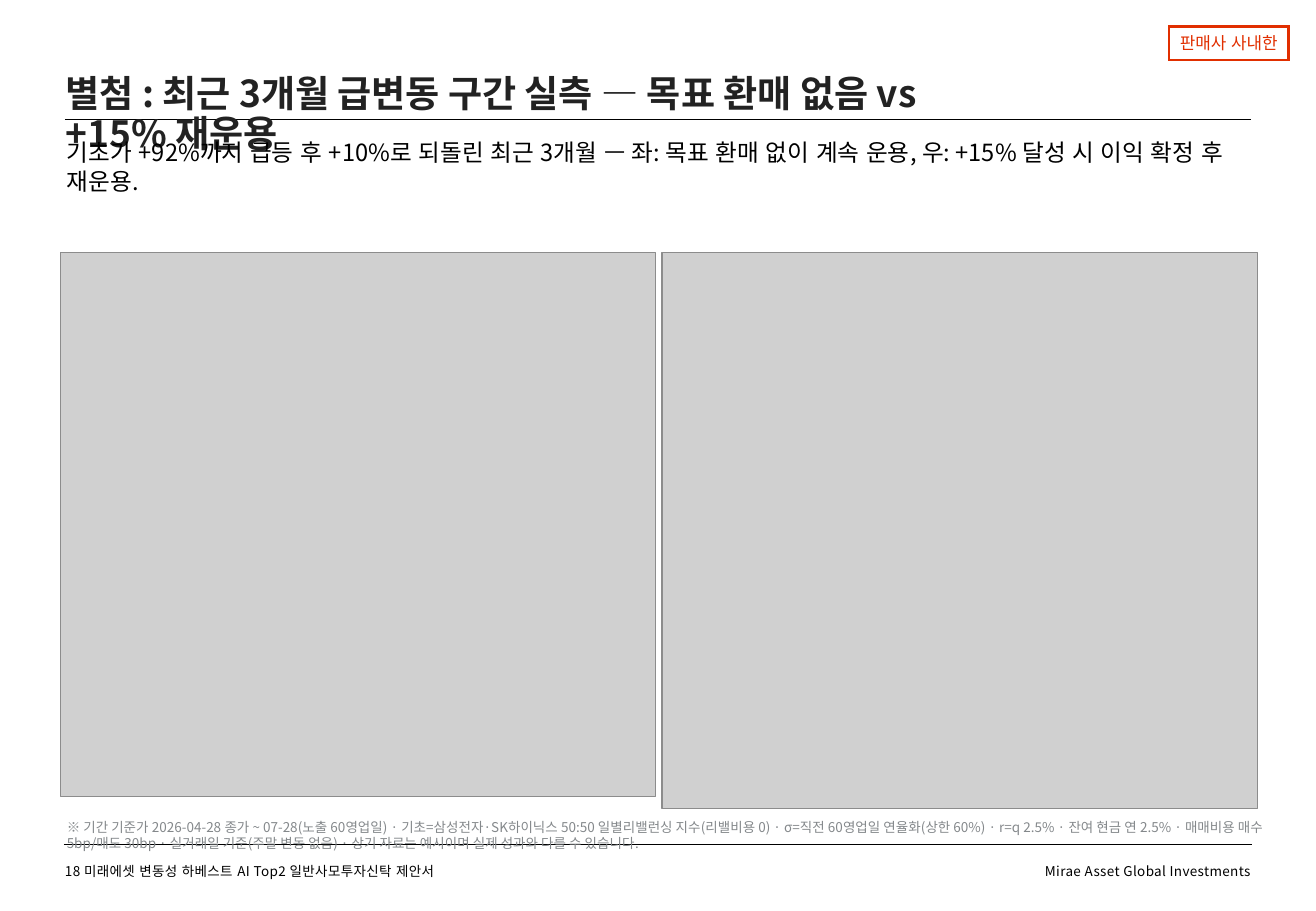
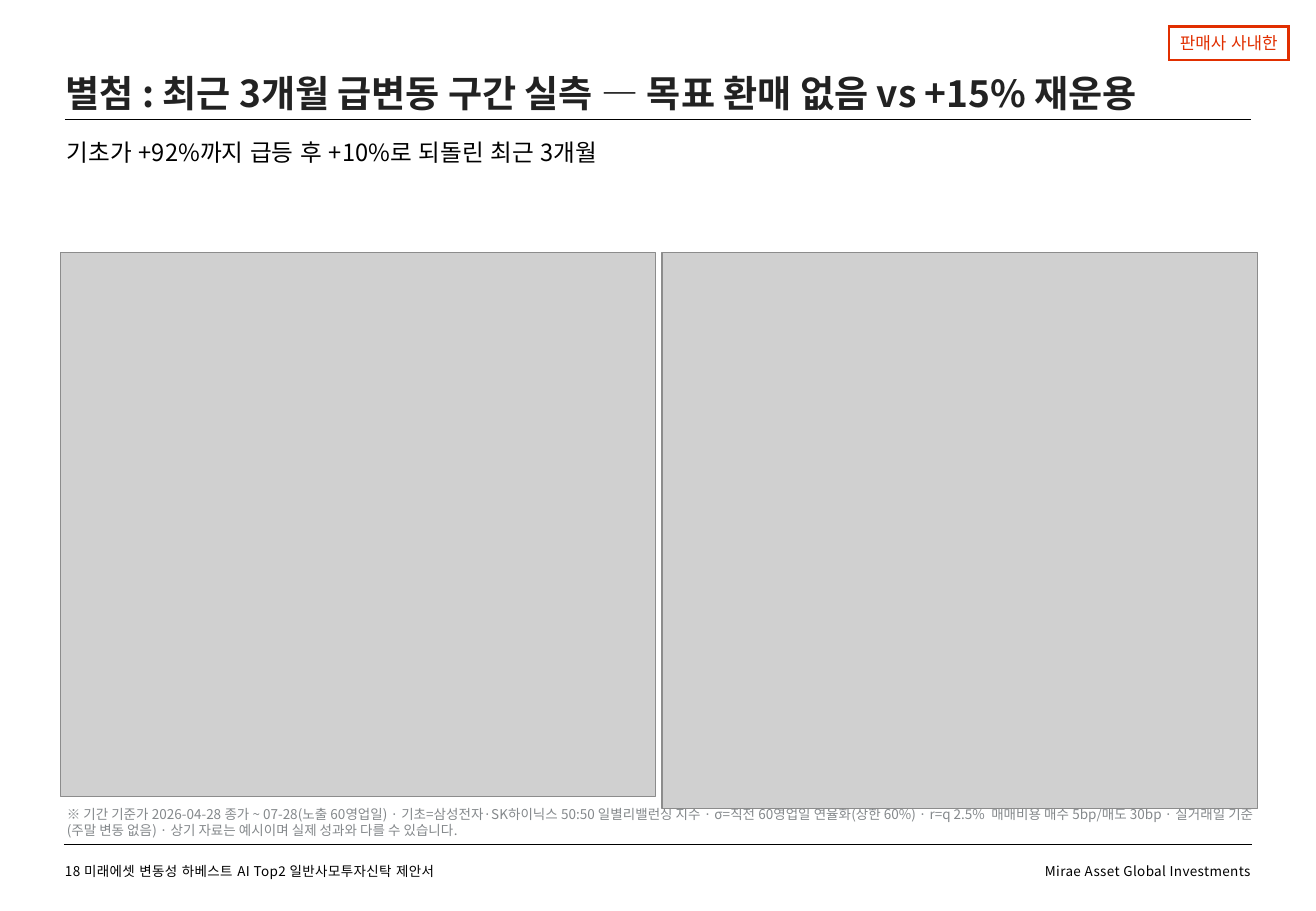
Before and after one commit to gamer383-bit/Volatility-Fund, a slide deck: slide 19 of 제안서/변동성하베스트_AITop2_제안서_v2_20260727.pptx. Drawn at 1316x911 pixels with LibreOffice and Linux fonts; fonts in the diff are those of the drawing; grey boxes stand for pictures. Boxes give left, top, right and bottom in pixels: in the first picture for what was removed or moved away, otherwise in the second. Text is boxed around its words. In the diff, an @@ line names an element or a change of style, - is before the commit and + after.

```diff
--- a/제안서/변동성하베스트_AITop2_제안서_v2_20260727.pptx
+++ b/제안서/변동성하베스트_AITop2_제안서_v2_20260727.pptx
@@ title "별첨 : 최근 3개월 급변동 ..." rewrapped from (66, 75, 917, 157) to (66, 75, 1136, 111) @@
@@ text at (67, 141, 598, 163): text changed @@
-기초가 +92%까지 급등 후 +10%로 되돌린 최근 3개월 — 좌: 목표 환매 없이 계속 운용, 우: +15% 달성 시 이익 확정 후 재운용.
+기초가 +92%까지 급등 후 +10%로 되돌린 최근 3개월
@@ text at (67, 806, 1253, 838): text changed @@
-※ 기간 기준가 2026-04-28 종가 ~ 07-28(노출 60영업일) · 기초=삼성전자·SK하이닉스 50:50 일별리밸런싱 지수(리밸비용 0) · σ=직전 60영업일 연율화(상한 60%) · r=q 2.5% · 잔여 현금 연 2.5% · 매매비용 매수 5bp/매도 30bp · 실거래일 기준(주말 변동 없음) · 상기 자료는 예시이며 실제 성과와 다를 수 있습니다.
+※ 기간 기준가 2026-04-28 종가 ~ 07-28(노출 60영업일) · 기초=삼성전자·SK하이닉스 50:50 일별리밸런싱 지수 · σ=직전 60영업일 연율화(상한 60%) · r=q 2.5% 매매비용 매수 5bp/매도 30bp · 실거래일 기준(주말 변동 없음) · 상기 자료는 예시이며 실제 성과와 다를 수 있습니다.
```
Also in this commit, not shown: 2 other slides changed, 10 other files.
